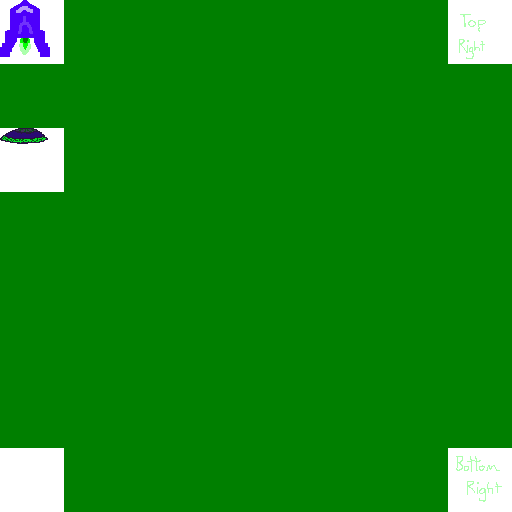
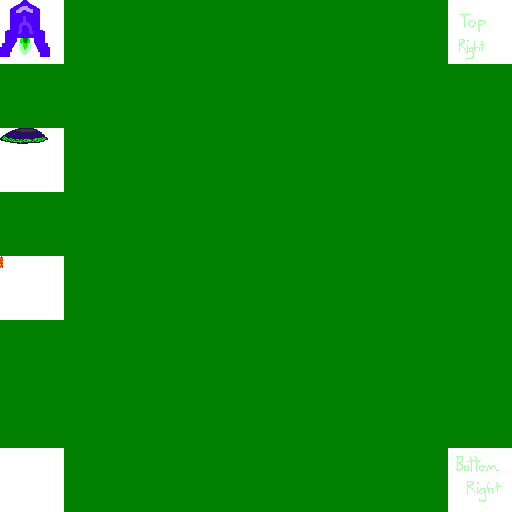
Comparing the layer stacks of the two 512 x 512 images. Changes:
painted on "Background" over [0, 256, 64, 320]
